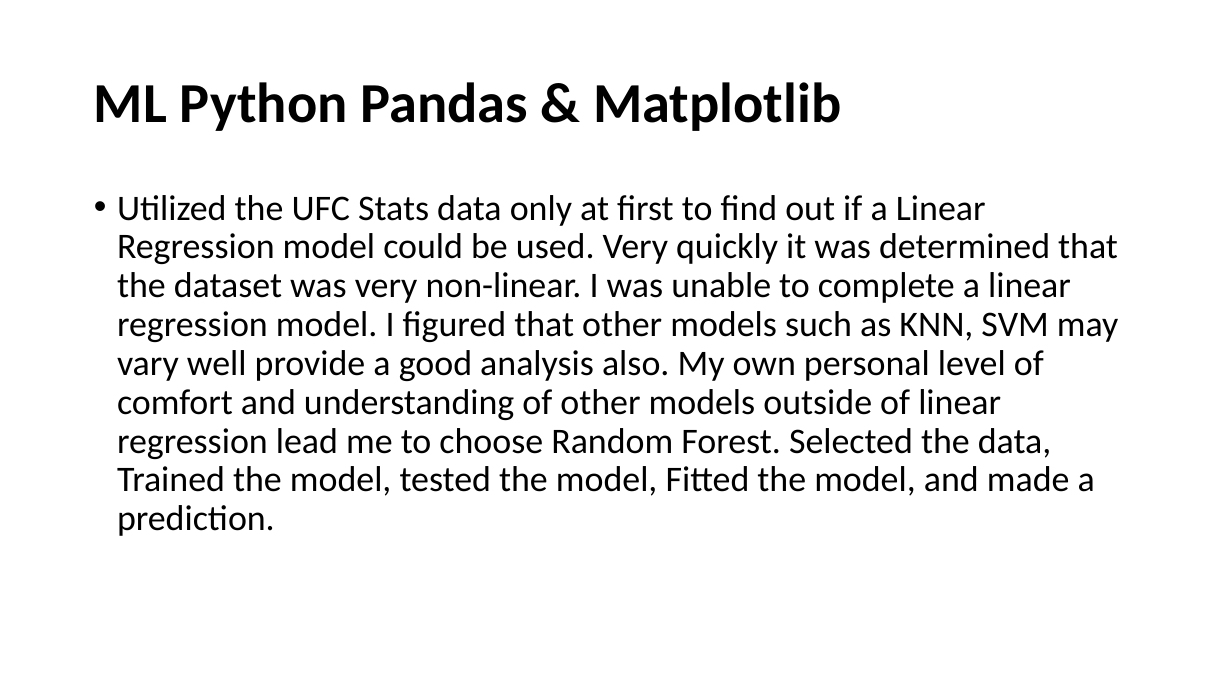
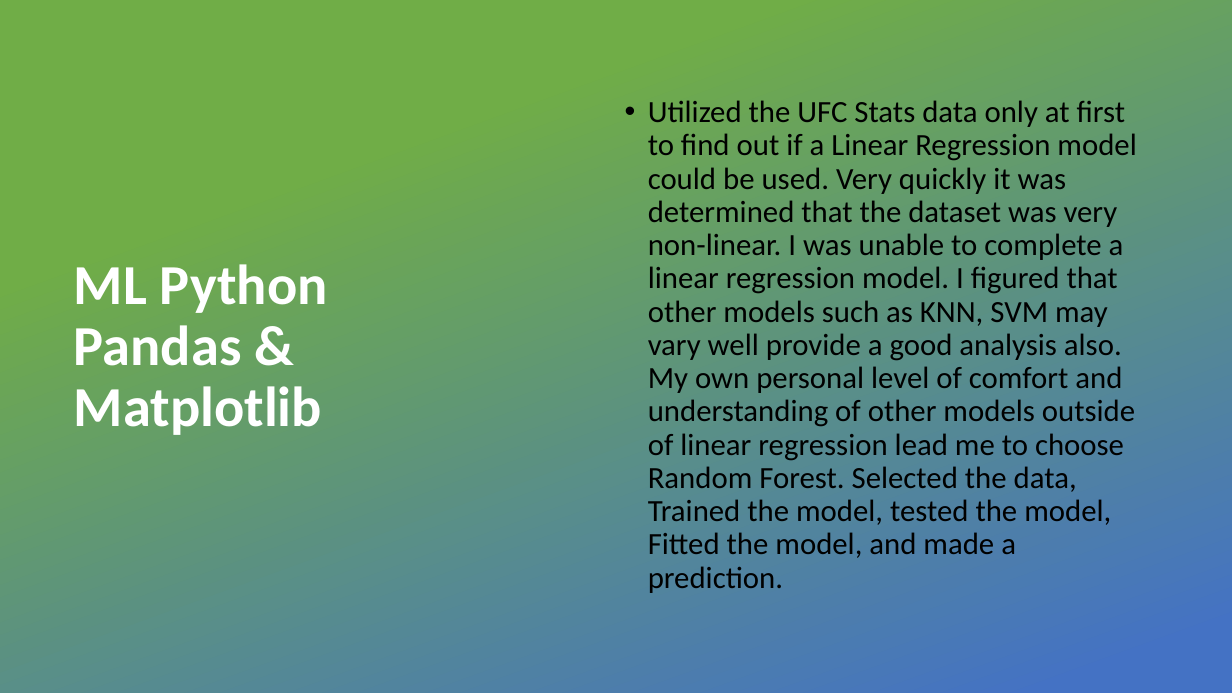
Before and after one commit to Rich-Hamilton88/machine_learning_project, a slide deck: slide 8 of Machine Learning Project/UFC.pptx (slide 6 before the commit). Drawn at 1232x693 pixels with LibreOffice and Linux fonts; fonts in the diff are those of the drawing; background and template pictures are left out. Boxes give left, top, right and bottom in pixels: in the first picture for what was removed or moved away, otherwise in the second. Text is boxed around its words. In the diff, an @@ line names an element or a change of style, - is before the commit and + after.

```diff
--- a/Machine Learning Project/UFC.pptx
+++ b/Machine Learning Project/UFC.pptx
@@ rectangle added at (x1=0, y1=0, x2=1232, y2=693), fill gradient #70AD47 to #4472C4 @@
@@ text "Utilized the UFC Stats data ..." moved from (x1=117, y1=195, x2=1118, y2=536) to (x1=648, y1=100, x2=1136, y2=593) @@
@@ text "Utilized the UFC Stats data ..." at (x1=648, y1=100, x2=1136, y2=593): size 28 to 24 pt; vertical alignment top to middle @@
@@ title "ML Python Pandas & Matplotlib" moved from (x1=94, y1=82, x2=841, y2=131) to (x1=74, y1=264, x2=328, y2=435) @@
@@ title "ML Python Pandas & Matplotlib" at (x1=74, y1=264, x2=328, y2=435): text colour #000000 to #FFFFFF @@
```
Also in this commit, not shown: 8 other slides changed, 9 slides added, 6 slides removed, 1 other file.
